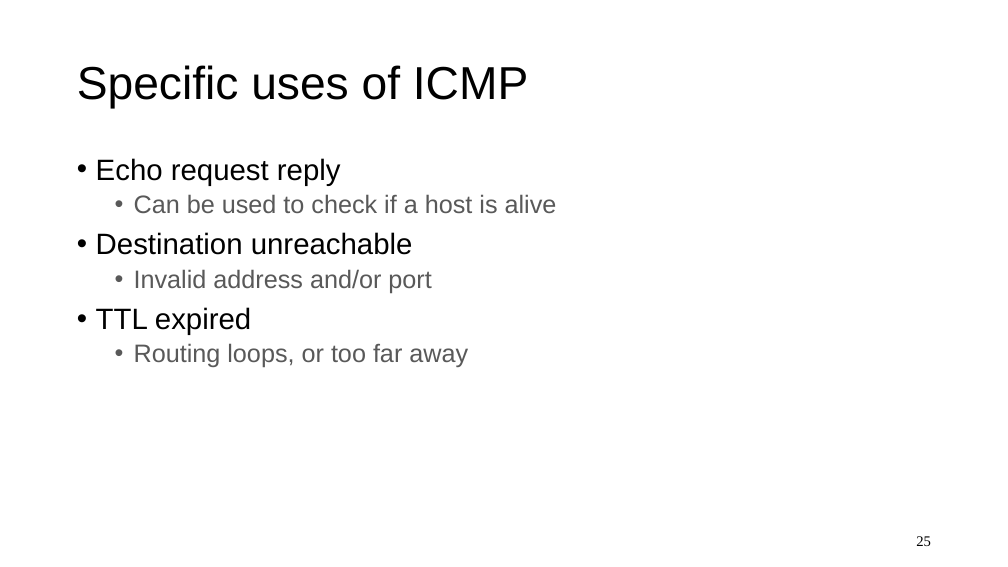
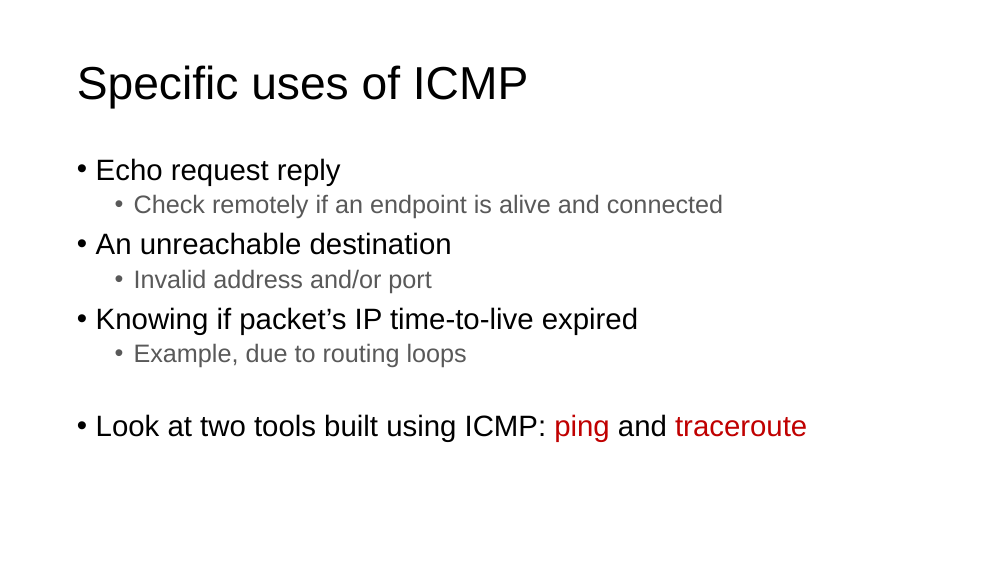
Before and after one commit to ngsrinivas/coursegen, a slide deck: slide 24 of ex/352-S21/staging/352-S21/lectures/network-protocols-1.pptx (slide 25 before the commit). Drawn at 1008x567 pixels with LibreOffice and Linux fonts; fonts in the diff are those of the drawing. Boxes give left, top, right and bottom in pixels: in the first picture for what was removed or moved away, otherwise in the second. Text is boxed around its words. In the diff, an @@ line names an element or a change of style, - is before the commit and + after.

```diff
--- a/ex/352-S21/staging/352-S21/lectures/network-protocols-1.pptx
+++ b/ex/352-S21/staging/352-S21/lectures/network-protocols-1.pptx
@@ text at <box>96,194,723,255</box>: text changed @@
-  • Can be used to check if a host is alive
-• Destination unreachable
+  • Check remotely if an endpoint is alive and connected
+• An unreachable destination
@@ text at <box>96,307,807,442</box>: text changed; size 24 to 28 pt; text colour #595959 to #000000 @@
-• TTL expired
-  • Routing loops, or too far away
+• Knowing if packet’s IP time-to-live expired
+  • Example, due to routing loops
+• Look at two tools built using ICMP: ping and traceroute
@@ page number removed at <box>916,536,931,546</box> @@
-25
```
Also in this commit, not shown: 16 other slides changed, 9 slides added, 9 slides removed, 1 other file.
